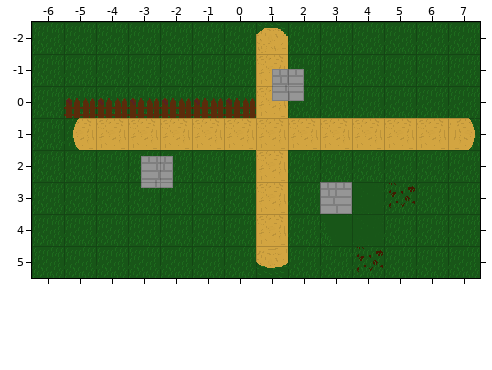
An edit to a level. Tiled map, assets/map.tmx. The first picture shows the starting point.
Cells are 32x32 px. Shown: x -6..7, y -2..5.
And afterwards:
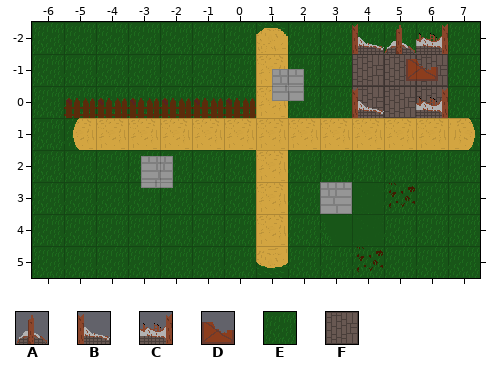
Key: from "map_static_objects": A 1, B 4, C 5, D 6; from "tiles": E 0, F 20.
_ is an empty cell, . an unchanged one.
Objects are placed by their top-left corner, in cells (3,4 is the top-left corner of cell 3,4); size is 1x1 cell unless given.
The exact change:
--- layer "Tile Layer 1"
@@ x 4..6 @@
--1 EEE
- 0 EEE
+-1 FFF
+ 0 FFF
--- layer "Object Layer 1"
+D at 5.7,-1.2
--- layer "sortedLayer"
@@ x 4..6 @@
--2 ___
+-2 BAC
@@ x 4..6 @@
- 0 _._
+ 0 B.C
